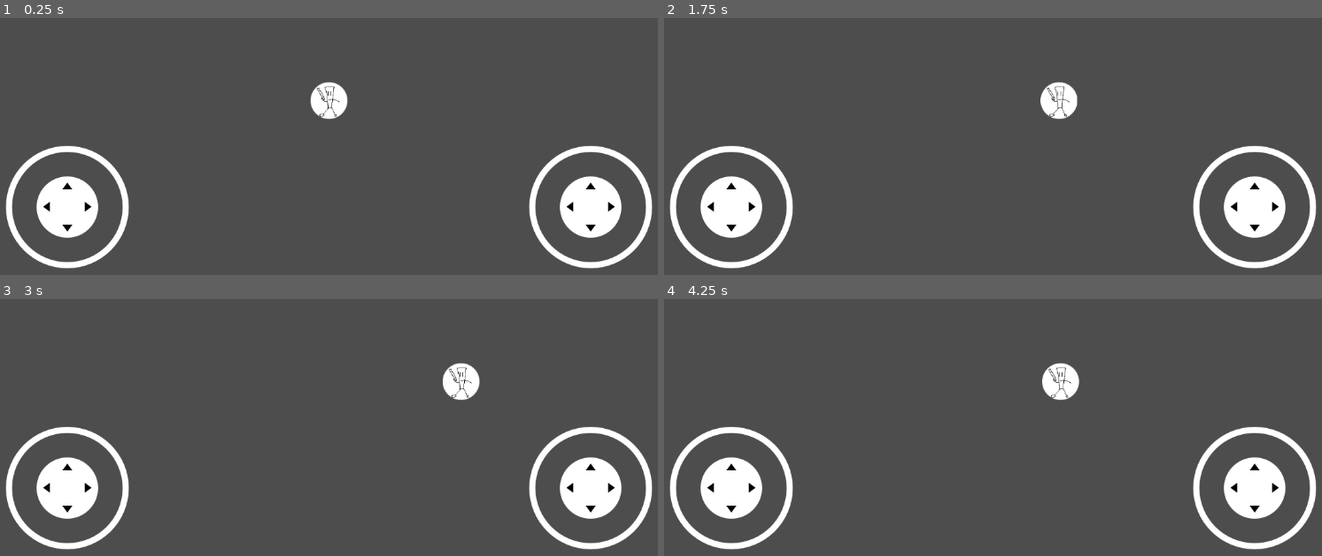
Above: before the commit, frames 1-4 (two rows, left to right).
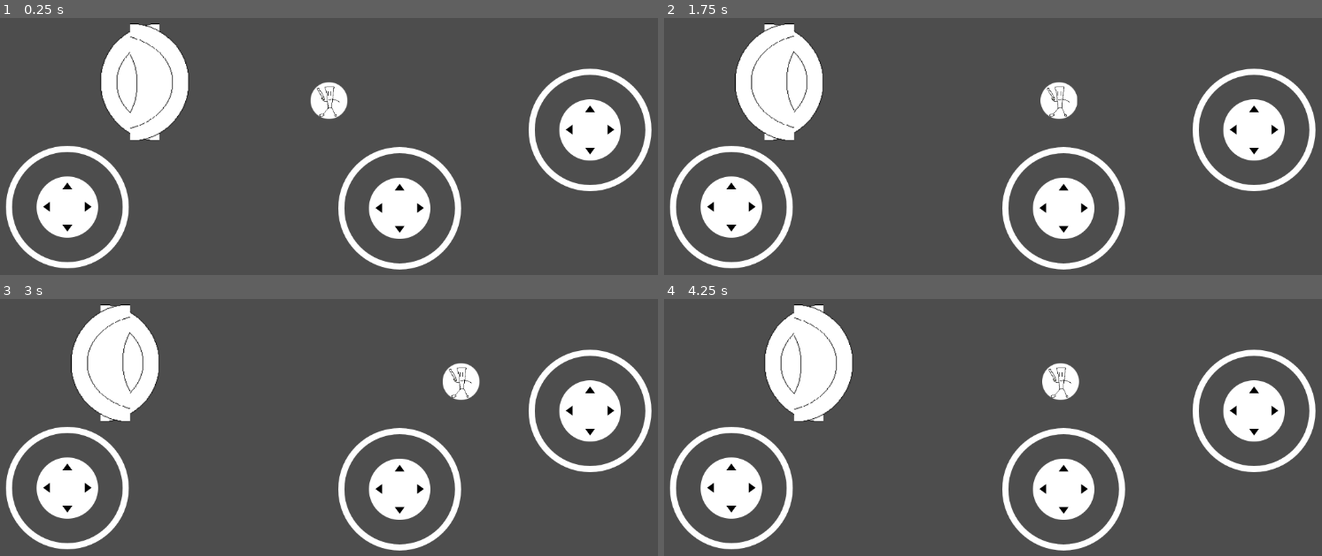
Above: after the commit, the same moments.

Repository: Treidexy/italianfighter
Game: Godot game, scene res://scenes/main.tscn
Two runs of this game, one before a commit and one after it. Both use one fixed random seed, a clock stepped at 60 frames per second and the inputs below.
Inputs (mouse positions are in pixels of both pictures, inside the frame that each line leads up to):
- Up to frame 1 (0.25 s): no input
- Up to frame 2 (1.75 s): tap Enter at 0.5 s; move the mouse to (1150, 79) at 0.52 s; hold D (right) 0.53-1.25 s; click (1150, 79) at 0.67 s; drag from (848, 120) to (960, 179) at 1.27 s
- Up to frame 3 (3 s): tap Space at 2 s; move the mouse to (outside the picture) at 2.02 s; hold D (right) 2.03-2.75 s; click (outside the picture) at 2.17 s; drag from (296, 460) to (118, 322) at 2.77 s
- Up to frame 4 (4.25 s): tap Enter at 3.5 s; move the mouse to (1203, 440) at 3.52 s; hold Left (left) from 3.53 s (still down); click (1203, 440) at 3.67 s

The runs differ from the first frame. In frame 1, 14% of the frame differs, in the area x 15-100%, y 2-98%; in frame 2, 14%; in frame 3, 14%; in frame 4, 14%.

Commit message:
bruh ts joystick library fking sucks

Diff:
--- a/project.godot
+++ b/project.godot
@@ -45,19 +45,35 @@
 , Object(InputEventKey,"resource_local_to_scene":false,"resource_name":"","device":-1,"window_id":0,"alt_pressed":false …(186 unchanged characters)…
 ]
 }
-aim_left={
+aim_main_left={
 "deadzone": 0.2,
 "events": []
 }
-aim_right={
+aim_main_right={
 "deadzone": 0.2,
 "events": []
 }
-aim_up={
+aim_main_up={
 "deadzone": 0.2,
 "events": []
 }
-aim_down={
+aim_main_down={
+"deadzone": 0.2,
+"events": []
+}
+aim_super_left={
+"deadzone": 0.2,
+"events": []
+}
+aim_super_right={
+"deadzone": 0.2,
+"events": []
+}
+aim_super_up={
+"deadzone": 0.2,
+"events": []
+}
+aim_super_down={
 "deadzone": 0.2,
 "events": []
 }
--- a/scenes/main.tscn
+++ b/scenes/main.tscn
@@ -1,6 +1,7 @@
-[gd_scene load_steps=3 format=3 uid="uid://can3foucqf1xq"]
+[gd_scene load_steps=4 format=3 uid="uid://can3foucqf1xq"]
 
 [ext_resource type="PackedScene" uid="uid://gkkaaufyce68" path="res://scenes/player.tscn" id="1_o5qli"]
+[ext_resource type="PackedScene" uid="uid://cf8nvevksle2l" path="res://scenes/troops/tung/tung_throw.tscn" id="3_sugp2"]
 [ext_resource type="PackedScene" uid="uid://dmr0fcamx7t56" path="res://addons/virtual_joystick/virtual_joystick_scene.tscn" id="4_jyhfs"]
 
 [node name="Node2D" type="Node2D"]
@@ -20,12 +21,25 @@
 action_up = "up"
 action_down = "down"
 
-[node name="AimStick" parent="CanvasLayer" instance=ExtResource("4_jyhfs")]
-offset_left = 852.0
-offset_top = -300.0
-offset_right = 1152.0
-offset_bottom = 0.0
-action_left = "aim_left"
-action_right = "aim_right"
-action_up = "aim_up"
-action_down = "aim_down"
+[node name="MainStick" parent="CanvasLayer" instance=ExtResource("4_jyhfs")]
+offset_left = 851.0
+offset_top = -426.0
+offset_right = 1151.0
+offset_bottom = -126.0
+action_left = "aim_main_left"
+action_right = "aim_main_right"
+action_up = "aim_main_up"
+action_down = "aim_main_down"
+
+[node name="SuperStick" parent="CanvasLayer" instance=ExtResource("4_jyhfs")]
+offset_left = 541.0
+offset_top = -298.0
+offset_right = 841.0
+offset_bottom = 2.0
+action_left = "aim_super_left"
+action_right = "aim_super_right"
+action_up = "aim_super_up"
+action_down = "aim_super_down"
+
+[node name="TungThrow" parent="." instance=ExtResource("3_sugp2")]
+position = Vector2(-108, -10)
--- a/scenes/troops/tung/tung_slash.tscn
+++ b/scenes/troops/tung/tung_slash.tscn
@@ -3,7 +3,8 @@
 [ext_resource type="Script" uid="uid://cr4k35vtsl71e" path="res://scripts/troops/tung/tung_slash.gd" id="1_6hsx7"]
 [ext_resource type="Texture2D" uid="uid://f5ltou2le1wf" path="res://assets/troops/tung/tung_slash.png" id="2_jpwkj"]
 
-[node name="MainProjectile" type="Area2D"]
+[node name="TungSlash" type="CharacterBody2D"]
+input_pickable = true
 script = ExtResource("1_6hsx7")
 metadata/_custom_type_script = "uid://cr4k35vtsl71e"
 
@@ -15,5 +16,3 @@
 position = Vector2(16, 6.77626e-21)
 scale = Vector2(0.4, 0.4)
 texture = ExtResource("2_jpwkj")
-
-[connection signal="body_entered" from="." to="." method="_on_body_entered"]
--- /dev/null
+++ b/scenes/troops/tung/tung_throw.tscn
@@ -0,0 +1,18 @@
+[gd_scene load_steps=3 format=3 uid="uid://cf8nvevksle2l"]
+
+[ext_resource type="Script" uid="uid://6s6hs2t1pqpa" path="res://scripts/troops/tung/tung_throw.gd" id="1_xognq"]
+[ext_resource type="Texture2D" uid="uid://coowfp3wkp7h0" path="res://assets/troops/tung/tung_throw.png" id="2_xognq"]
+
+[node name="TungThrow" type="CharacterBody2D"]
+input_pickable = true
+script = ExtResource("1_xognq")
+metadata/_custom_type_script = "uid://6s6hs2t1pqpa"
+
+[node name="CollisionPolygon2D" type="CollisionPolygon2D" parent="."]
+scale = Vector2(0.40625, 0.71875)
+polygon = PackedVector2Array(0, -44.5217, 39.3846, -44.5217, 54.1538, -32, 71.3846, -19.4783, 78.7692, -6.95652, 78.7692, 6.95652, 71.3846, 20.8696, 54.1538, 32, 39.3846, 44.5217, 0, 44.5217, -29.5385, 20.8696, -39.3846, 5.56522, -39.3846, -8.34783, -32, -20.8696)
+
+[node name="Sprite2D" type="Sprite2D" parent="."]
+position = Vector2(8, 6.77626e-21)
+scale = Vector2(0.4, 0.4)
+texture = ExtResource("2_xognq")
--- a/scripts/projectile.gd
+++ b/scripts/projectile.gd
@@ -1,13 +1,16 @@
 class_name Projectile
-extends Area2D
+extends CharacterBody2D
 
 var FATHER: Troop;
 var LIFE: float = 6.9;
+#var VEL: Vector2;
 
 func _physics_process(delta: float) -> void:
 	LIFE -= delta;
 	if LIFE < 0:
 		queue_free();
+	#velocity = VEL;
+	move_and_collide(velocity * delta);
 
 func _on_body_entered(body: Node) -> void:
 	print("see " + str(body)); # Replace with function body.
--- a/scripts/troops/tung/tung.gd
+++ b/scripts/troops/tung/tung.gd
@@ -2,13 +2,22 @@
 extends Troop
 
 @export var SLASH: PackedScene = preload("res://scenes/troops/tung/tung_slash.tscn");
+@export var THROW: PackedScene = preload("res://scenes/troops/tung/tung_throw.tscn");
 
 func main(dir: Vector2):
-	var proj := SLASH.instantiate();
+	var proj: TungSlash = SLASH.instantiate();
 	get_tree().current_scene.add_child(proj);
-	if proj is TungSlash:
-		proj.FATHER = self;
-		proj.LIFE = 0.3;
-	if proj is Node2D:
-		proj.position = position;
-		proj.rotation = dir.angle();
+	proj.FATHER = self;
+	proj.LIFE = 0.3;
+	proj.position = position;
+	proj.rotation = dir.angle();
+
+func zuper(dir: Vector2):
+	var proj: TungSlash = THROW.instantiate();
+	get_tree().current_scene.add_child(proj);
+	proj.FATHER = self;
+	proj.LIFE = 3.0;
+	proj.position = position;
+	proj.rotation = dir.angle();
+	if stat is TungStat:
+		proj.velocity = dir * stat.THROW_SPEED;
--- a/scripts/troops/tung/tung_stat.gd
+++ b/scripts/troops/tung/tung_stat.gd
@@ -1,4 +1,5 @@
 class_name TungStat
 extends Stat
 
-@export var kb: float;
+@export var KB: float;
+var THROW_SPEED: float;
--- /dev/null
+++ b/scripts/troops/tung/tung_throw.gd
@@ -0,0 +1,12 @@
+class_name TungThrow
+extends Projectile
+
+var ROTATE_TIME: float = 0.5;
+
+func _ready() -> void:
+	spin();
+
+func spin() -> void:
+	while true:
+		await get_tree().create_timer(ROTATE_TIME).timeout;
+		rotate(PI)
Binary file added: assets/troops/tung/tung_throw.png
Not shown, added: assets/troops/tung/tung_throw.png.import
Not shown, added: scripts/troops/tung/tung_throw.gd.uid
